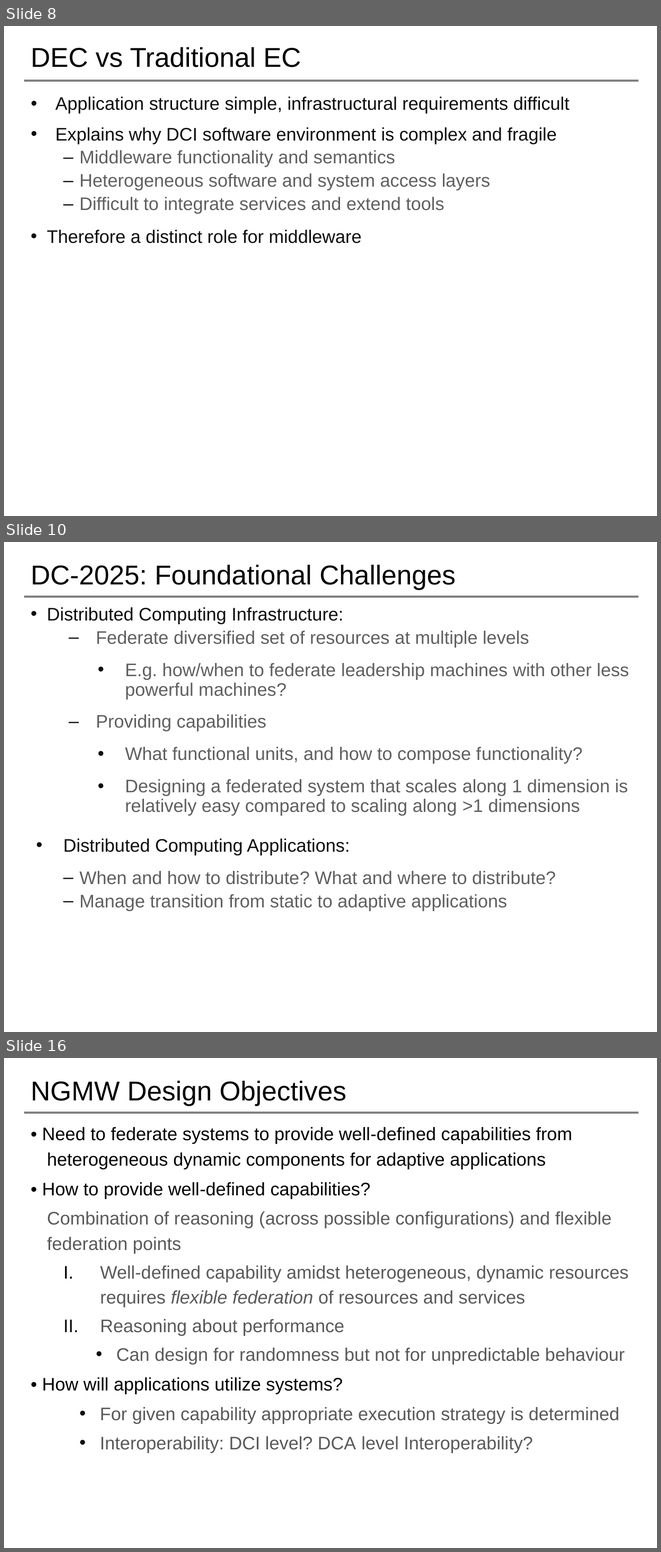
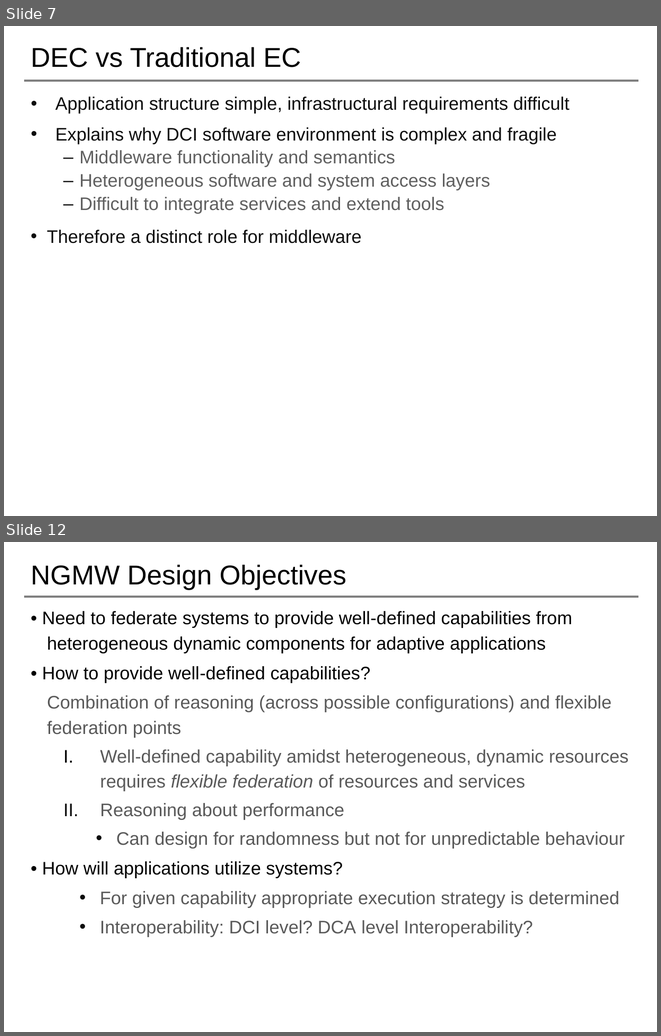
Before and after one commit to saga-project/NGMW, a slide deck: presentations/radical-modsim.pptx. Shown one above the other, each under a label of ours: slides 8, 10 and 16 before the commit, slides 7 and 12 after it; the slides between them are not shown. The pictures are 661x1552 and 661x1036 pixels, drawn with LibreOffice and Linux fonts; fonts in the diff are those of the drawing; background and template pictures are left out. Boxes give left, top, right and bottom in pixels: in the first picture for what was removed or moved away, otherwise in the second. Text is boxed around its words. In the diff, an @@ line names an element or a change of style, - is before the commit and + after.

```diff
--- a/presentations/radical-modsim.pptx
+++ b/presentations/radical-modsim.pptx
@@ slide 10 removed at [4, 542, 657, 1032], background #FFFFFF; not listed: 1 template element that a slide beside it also shows @@
@@ title removed at [30, 564, 456, 590] @@
-DC-2025: Foundational Challenges
@@ text removed at [47, 607, 629, 910] @@
-• Distributed Computing Infrastructure:
-  – Federate diversified set of resources at multiple levels
-    • E.g. how/when to federate leadership machines with other less powerful machines?
-  – Providing capabilities
-    • What functional units, and how to compose functionality?
-    • Designing a federated system that scales along 1 dimension is relatively easy compared to scaling along >1 dimensions
-• Distributed Computing Applications:
-  – When and how to distribute? What and where to distribute?
-  – Manage transition from static to adaptive applications
@@ what was slide 8 is now slide 7 @@
@@ what was slide 16 is now slide 12 @@
```
Also in this commit, not shown: 10 slides changed.
